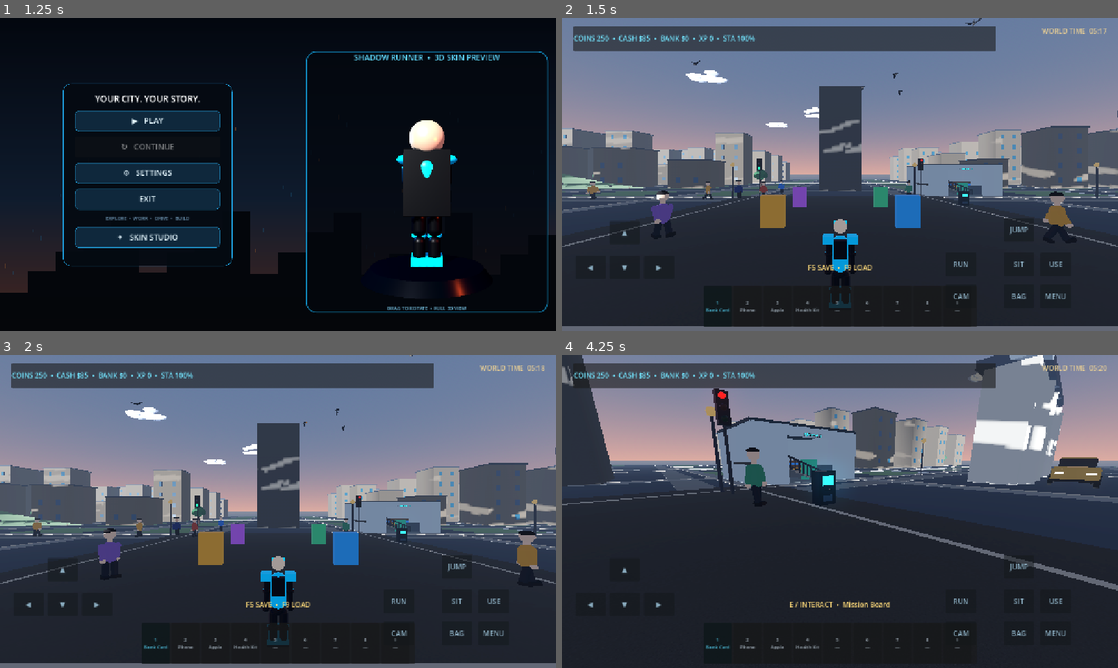
Above: before the commit, frames 1-4 (two rows, left to right).
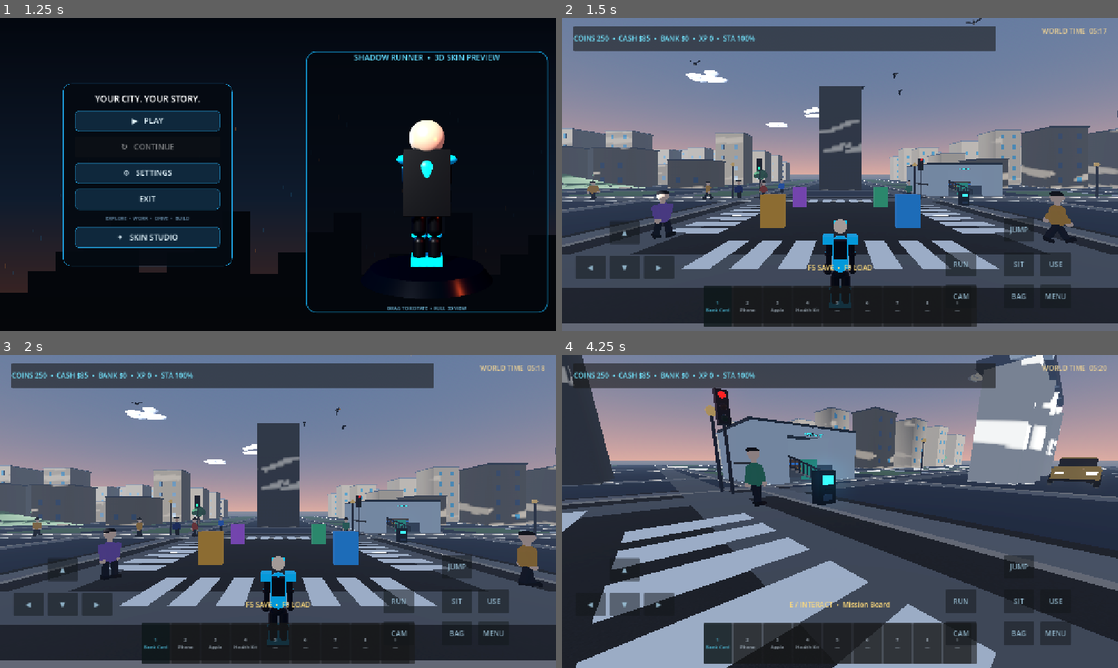
Above: after the commit, the same moments.

Repository: arezosaleh040-wq/Stickman
Game: Godot game, scene res://scenes/main.tscn
Two runs of this game, one before a commit and one after it. Both use one fixed random seed, a clock stepped at 60 frames per second and the inputs below.
Inputs (mouse positions are in pixels of both pictures, inside the frame that each line leads up to):
- Up to frame 1 (1.25 s): click "▲" at 0.5 s
- Up to frame 2 (1.5 s): click "▶ PLAY" at 1.25 s
- Up to frame 3 (2 s): no input
- Up to frame 4 (4.25 s): tap Enter at 2 s; move the mouse to (867, 511) at 2.02 s; hold Ctrl (crouch) 2.03-2.78 s; hold W (move_forward) from 2.03 s (still down); click (867, 511) at 2.17 s; tap Space (jump) at 2.27, 2.57, 3.02, 3.32 s; move the mouse to (812, 511) at 2.77 s; tap Shift (sprint) at 2.85 s; move the mouse to (851, 505) at 3.52 s; tap V at 3.6 s

Frame 1 is identical in both runs. In frame 2, 14% of the frame differs, in the area x 0-100%, y 0-99%; in frame 3, 14%; in frame 4, 31%, in the area x 0-100%, y 0-100%.
Error in both runs: Invalid call. Nonexistent 'float' constructor. (res://scripts/player.gd:371)

Commit message:
Align plaza pavement with road markings

Diff:
--- a/scripts/world.gd
+++ b/scripts/world.gd
@@ -1166,16 +1166,16 @@
 	plaza_body.name = "CentralPlaza"
 	var plaza := MeshInstance3D.new()
 	var plaza_mesh := BoxMesh.new()
-	plaza_mesh.size = Vector3(25, 0.12, 25)
+	plaza_mesh.size = Vector3(25, 0.09, 25)
 	plaza.mesh = plaza_mesh
-	plaza.position = Vector3(0, 0.06, 0)
+	plaza.position = Vector3(0, 0.045, 0)
 	plaza.material_override = stone_material
 	plaza_body.add_child(plaza)
 	var plaza_collision := CollisionShape3D.new()
 	var plaza_shape := BoxShape3D.new()
 	plaza_shape.size = plaza_mesh.size
 	plaza_collision.shape = plaza_shape
-	plaza_collision.position.y = 0.06
+	plaza_collision.position.y = 0.045
 	plaza_body.add_child(plaza_collision)
 	add_child(plaza_body)
 	var tower := StaticBody3D.new()
